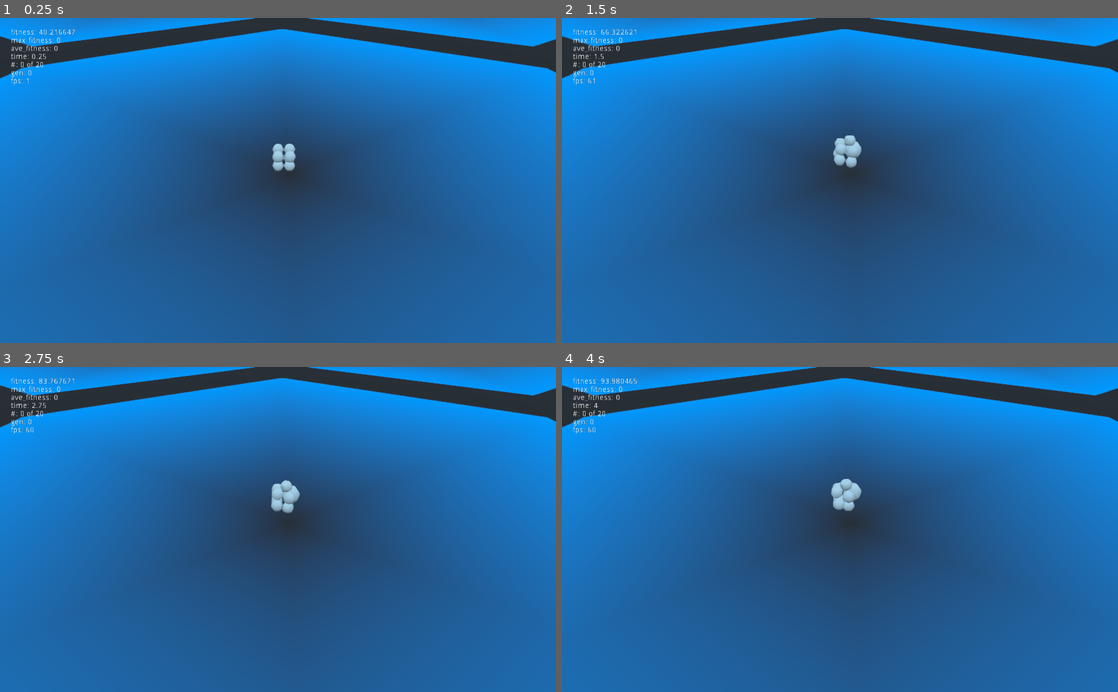
Above: before the commit, frames 1-4 (two rows, left to right).
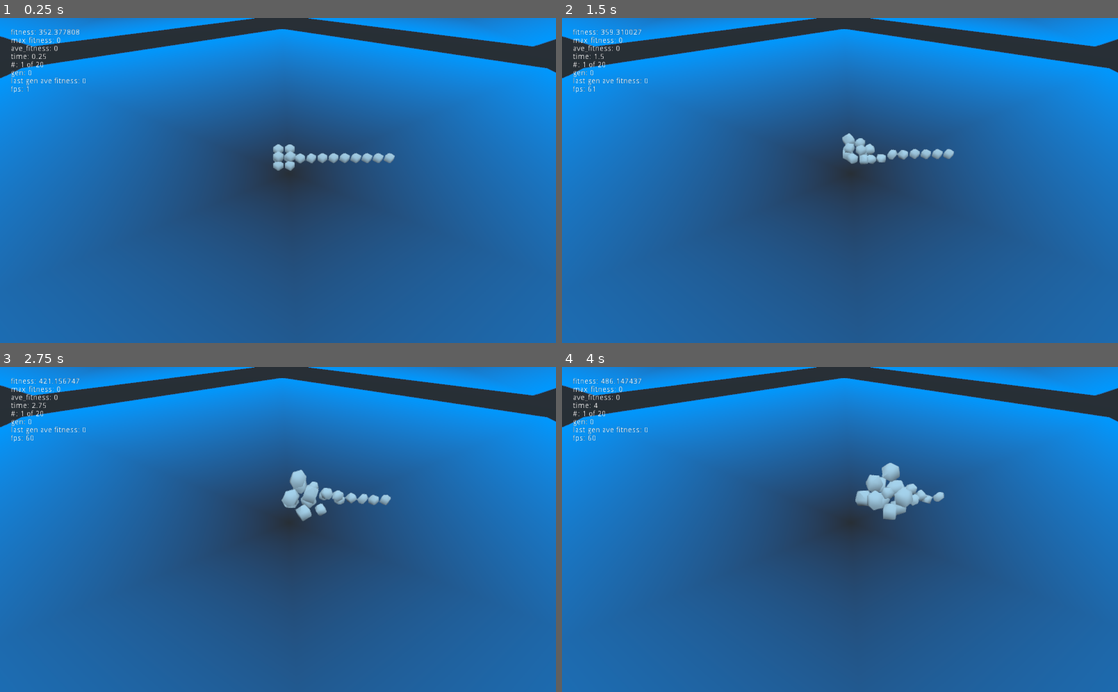
Above: after the commit, the same moments.

Repository: bentles/Particles
Game: Godot game, scene res://TestWorld.tscn
Same seed, same stepped clock (60 frames per second), same inputs: the game is played once before the commit and once after it.
Inputs:
- Up to frame 1 (0.25 s): no input
- Up to frame 2 (1.5 s): no input
- Up to frame 3 (2.75 s): no input
- Up to frame 4 (4 s): no input

The runs differ from the first frame. In frame 1, 0.7% of the frame differs, in the area x 2-71%, y 3-48%; in frame 2, 1.0%; in frame 3, 1.3%; in frame 4, 1.8%, in the area x 2-69%, y 3-48%.

Commit message:
lowered gravity and stuffs

Diff:
--- a/Neural Network/Brain.gd
+++ b/Neural Network/Brain.gd
@@ -11,7 +11,7 @@
 var bias_o: Matrix
 
 var learning_rate = 1
-var mutation_rate = 0.1
+var mutation_rate = 0.01
 
 var sigmoid_ref: FuncRef
 var relu_ref: FuncRef
@@ -74,11 +74,49 @@
 
 	return outputs.to_array()
 
+
 func mutate():
 	weights_ih.map(mutation_func_ref)
 	weights_ho.map(mutation_func_ref)
 	bias_h.map(mutation_func_ref)
 	bias_o.map(mutation_func_ref)
+
+func crossover_mutate(brain):
+	var ih1 = weights_ih.to_array()
+	var ih2 = brain.weights_ih.to_array()
+	var ho1 = weights_ho.to_array()
+	var ho2 = brain.weights_ho.to_array()
+	var h1 = bias_h.to_array()
+	var h2 = brain.bias_h.to_array()
+	var o1 = bias_o.to_array()
+	var o2 = brain.bias_o.to_array()
+
+	for i in range(ih1.size()):
+		_swap(i, ih1, ih2)
+	for i in range(ho1.size()):
+		_swap(i, ho1, ho2)
+	for i in range(h1.size()):
+		_swap(i, h1, h2)
+	for i in range(o1.size()):
+		_swap(i, o1, o2)
+
+	weights_ih.from_array(ih1)
+	brain.weights_ih.from_array(ih2)
+	weights_ho.from_array(ho1)
+	brain.weights_ho.from_array(ho2)
+	bias_h.from_array(h1)
+	brain.bias_h.from_array(h2)
+	bias_o.from_array(o1)
+	brain.bias_o.from_array(o2)
+
+	mutate()
+	brain.mutate()
+
+func _swap(i, a, b):
+	if (randf() < 0.5):
+			var tmp = a[i]
+			a[i] = b[i]
+			b[i] = tmp
 
 func duplicate():
 	return get_script().new(self)
--- a/Neural Network/Matrix.gd
+++ b/Neural Network/Matrix.gd
@@ -99,6 +99,11 @@
 			res.append(data[i][j])
 	return res
 
+func from_array(arr: Array):
+	for i in range(rows):
+		for j in range(cols):
+			data[i][j] = arr[j + i * cols]
+
 # duplicate the matrix
 func duplicate():
 	return get_script().new(self)
--- a/Organism/Organism.gd
+++ b/Organism/Organism.gd
@@ -9,14 +9,14 @@
 
 func _init():
 	if brain == null:
-		brain = NeuralNetwork.new(4, 8, 2)
+		brain = NeuralNetwork.new(7, 12, 2)
 
 # Called when the node enters the scene tree for the first time.
 func _ready():
 	_create_particles()
 	pass # Replace with function body.
 
-func _physics_process(delta):
+func _physics_process(_delta):
 	calc_fitness()
 
 func calc_fitness():
@@ -29,7 +29,16 @@
 	particles = []
 	for x in range(-1, 1):
 		for y in range(1, 3):
-			for z in range(-1, 1):
+			for z in range(-1,1):
+				var p = Particle.instance()
+				p.brain = brain # might need some kind of instancing thing here
+				p.translate(Vector3(x, y, z))
+				particles.push_front(p)
+				add_child(p)
+
+	for x in range(1, 10):
+		for y in range(1, 2):
+			for z in range(-1,0):
 				var p = Particle.instance()
 				p.brain = brain # might need some kind of instancing thing here
 				p.translate(Vector3(x, y, z))
--- a/Particle/Particle.gd
+++ b/Particle/Particle.gd
@@ -2,7 +2,7 @@
 
 # Declare member variables here.
 var vel3 = Vector3.ZERO
-export var fmass = 1.4
+export var fmass = 0.6
 
 # maybe can make these asymmetric later if it makes things cooler
 const cooldown_seconds = 0.3
@@ -16,7 +16,7 @@
 const size_factor = 0.3;
 
 # state
-const State = { STATE_IDLE = 0, STATE_EXPANDING = 3, STATE_EXPANDED = 10, STATE_CONTRACTING = 7}
+const State = { STATE_IDLE = 0, STATE_EXPANDING = 3, STATE_EXPANDED = 9, STATE_CONTRACTING = 6}
 var state = State.STATE_IDLE
 
 const NeuralNetwork = preload("../Neural Network/Brain.gd")
@@ -82,19 +82,29 @@
 	var gmm = 5.0
 
 	var totalInstAcc = Vector3.ZERO;
+	var totalActivation = Vector3.ZERO;
 
 	for body in overlapping:
-		if body != self:
-			# calculate forces from nearby particles
-			var body3 = body.global_transform.origin
-			var rsq = self.global_transform.origin.distance_squared_to(body3)
-			var r3 = self.global_transform.origin.direction_to(body3)
-			var acc3 = r3 * (gmm * body.fmass * self.fmass)/(rsq)
-			totalInstAcc += acc3
+		for i in range(6):
+			if body != self:
+				# calculate forces from nearby particles
+				var body3 = body.global_transform.origin
+				var rsq = self.global_transform.origin.distance_squared_to(body3)
+				var r3 = self.global_transform.origin.direction_to(body3)
+				var acc3 = r3 * (gmm * body.fmass * self.fmass)/(rsq)
+				totalInstAcc += acc3
+
+				var act3 = r3.normalized()
+				act3 = act3 * body.state
+				totalActivation += act3
 
 	self.add_central_force(totalInstAcc)
 
-	think([totalInstAcc.x, totalInstAcc.y, totalInstAcc.z, state], delta)
+	think([
+		state,
+		totalInstAcc.x, totalInstAcc.y, totalInstAcc.z,
+		totalActivation.x, totalActivation.y, totalActivation.z
+	], delta)
 
 #decide what action to perform (expand, contract or nothing)
 func think(inputs: Array, delta: float):
--- a/Particle/Particle.tscn
+++ b/Particle/Particle.tscn
@@ -3,6 +3,7 @@
 [ext_resource path="res://Particle/Particle.gd" type="Script" id=1]
 
 [sub_resource type="PhysicsMaterial" id=1]
+rough = true
 
 [sub_resource type="SphereShape" id=2]
 resource_local_to_scene = true
@@ -14,18 +15,20 @@
 
 [node name="Particle" type="RigidBody" groups=["Particle"]]
 collision_mask = 19
+mass = 0.2
 physics_material_override = SubResource( 1 )
 linear_damp = 0.1
 angular_damp = 0.3
 script = ExtResource( 1 )
+fmass = 0.3
 
 [node name="CollisionShape" type="CollisionShape" parent="."]
 shape = SubResource( 2 )
 
 [node name="Body" type="CSGSphere" parent="."]
 radius = 0.5
-radial_segments = 8
-rings = 4
+radial_segments = 4
+rings = 3
 
 [node name="InfluenceArea" type="Area" parent="."]
 transform = Transform( 0.5, 0, 0, 0, 0.5, 0, 0, 0, 0.5, 0, 0, 0 )
--- a/TestWorld.gd
+++ b/TestWorld.gd
@@ -9,8 +9,9 @@
 const Organism = preload("res://Organism/Organism.tscn")
 
 var test_time_elapsed = 0
-const TEST_TIME = 8 # secs to prove yourselfs
+const TEST_TIME = 8 # secs to prove yourself
 var max_fitness = 0
+var max_fitness_brain
 var ave_fitness = 0
 
 var generation = 0
@@ -36,7 +37,9 @@
 
 	if test_time_elapsed >= TEST_TIME:
 		test_time_elapsed = 0
-		max_fitness = max(current_organism.fitness, max_fitness)
+		if current_organism.fitness > max_fitness:
+			max_fitness = current_organism.fitness
+			max_fitness_brain = current_organism.brain.duplicate()
 		remove_child(current_organism)
 
 		#on to the next one
@@ -52,12 +55,15 @@
 
 		add_child(current_organism)
 
+
+func _process(delta):
 	var text = "fitness: " + str(current_organism.fitness)
 	text += "\nmax_fitness: " + str(max_fitness)
 	text += "\nave_fitness: " + str(ave_fitness)
 	text += "\ntime: " + str(test_time_elapsed)
-	text += "\n#: " + str(current_organism_index) + " of " + str(GEN_SIZE)
+	text += "\n#: " + str(current_organism_index + 1) + " of " + str(GEN_SIZE)
 	text += "\ngen: " + str(generation)
+	text += "\nlast gen ave fitness: " + str(ave_fitness)
 	text += "\nfps: " + str(Engine.get_frames_per_second())
 	$MarginContainer/RichTextLabel.text = text
 
@@ -97,13 +103,17 @@
 func create_next_generation():
 	var next_gen = []
 	calculate_fitness()
-	for i in range(GEN_SIZE):
-		var org = tourn_select()
-		var brain = org.brain.duplicate()
-		brain.mutate()
-		var new_org = Organism.instance()
-		new_org.brain = brain
-		next_gen.push_front(new_org)
+	while next_gen.size() < GEN_SIZE:
+		var b1 = tourn_select().brain.duplicate()
+		var b2 = tourn_select().brain.duplicate()
+		b1.crossover_mutate(b2)
+		var new1 = Organism.instance()
+		var new2 = Organism.instance()
+		new1.brain = b1
+		new2.brain = b2
+
+		next_gen.push_back(new1)
+		next_gen.push_back(new2)
 
 	for org in organisms:
 		org.queue_free()
--- a/TestWorld.tscn
+++ b/TestWorld.tscn
@@ -1,6 +1,9 @@
-[gd_scene load_steps=5 format=2]
+[gd_scene load_steps=6 format=2]
 
 [ext_resource path="res://TestWorld.gd" type="Script" id=2]
+
+[sub_resource type="PhysicsMaterial" id=4]
+rough = true
 
 [sub_resource type="BoxShape" id=1]
 
@@ -61,7 +64,7 @@
 			abs(local_center.y) > scale/2.0 - radius*sqrt(3)
 		)
 	) {
-		ALPHA = 0.0;
+		 ALPHA = 0.0;
 	} else if (is_in_hex(radius, local_coords) <= 1.0) {
 		float rad = is_in_hex(radius, local_coords);
 		rad = pow(rad, power);
@@ -90,6 +93,7 @@
 [node name="StaticBody" type="StaticBody" parent="."]
 collision_layer = 16
 collision_mask = 0
+physics_material_override = SubResource( 4 )
 
 [node name="CollisionShape" type="CollisionShape" parent="StaticBody"]
 transform = Transform( 400, 0, 0, 0, 1, 0, 0, 0, 400, 0, 0, 0 )
